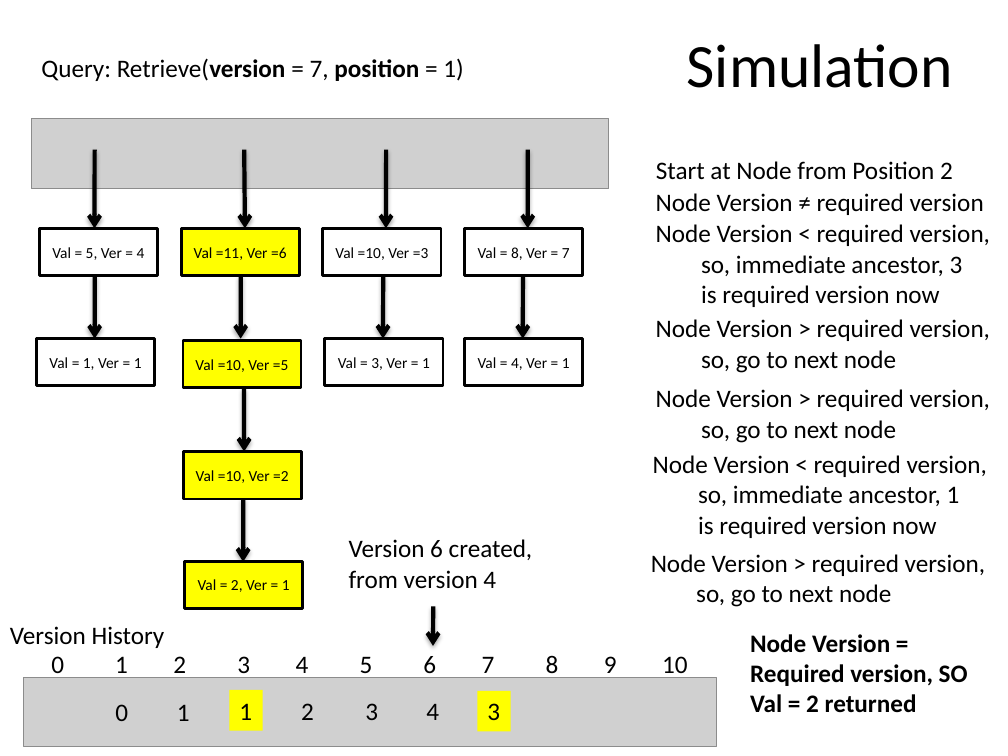
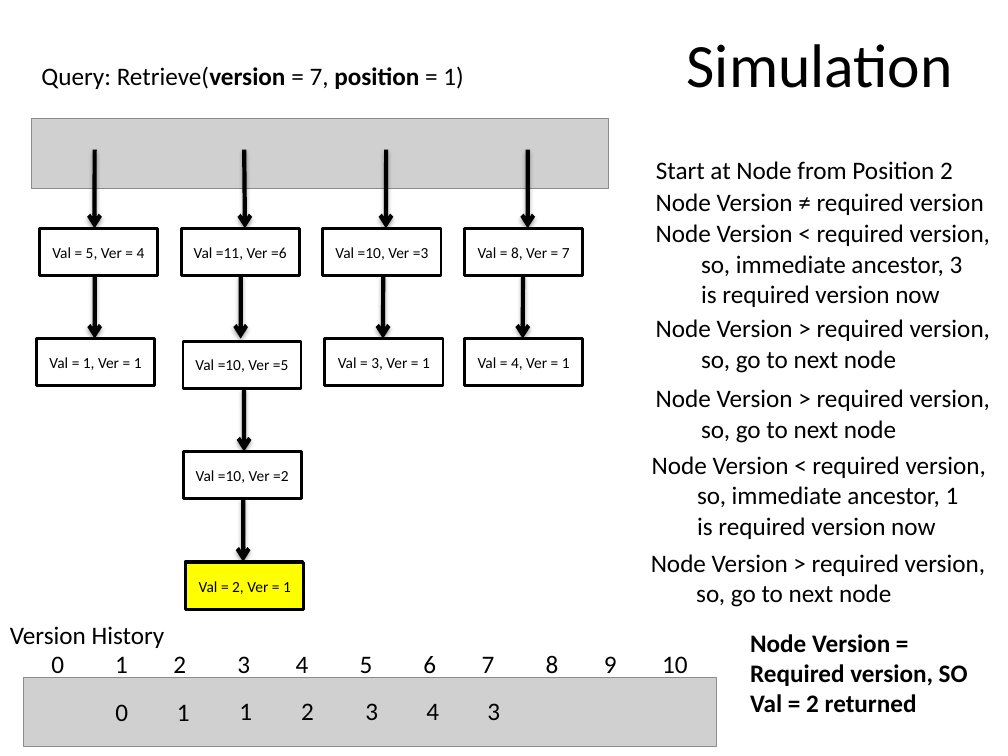
Before and after one commit to SirArthur7/PersistantDataStructure, a slide deck: slide 30 of Kanko/Persistent Array.pptx (slide 23 before the commit). Drawn at 1008x756 pixels with LibreOffice and Linux fonts; fonts in the diff are those of the drawing; grey boxes stand for pictures. Boxes give left, top, right and bottom in pixels: in the first picture for what was removed or moved away, otherwise in the second. Text is boxed around its words. In the diff, an @@ line names an element or a change of style, - is before the commit and + after.

```diff
--- a/Kanko/Persistent Array.pptx
+++ b/Kanko/Persistent Array.pptx
@@ text "Query: Retrieve(version = 7, position ...": place and size @@
-text "Query: Retrieve(version = 7, position ..." at bbox=[41, 58, 463, 81]
+text "Query: Retrieve(version = 7, position ..." at bbox=[41, 66, 463, 89]
@@ fill #FFFF00 to #FFFFFF in 4 elements at bbox=[181, 229, 299, 276], bbox=[182, 341, 300, 388], bbox=[183, 452, 301, 499], bbox=[184, 561, 302, 609] @@
@@ text removed at bbox=[349, 539, 533, 589] @@
-Version 6 created,
-from version 4
@@ rectangle added at bbox=[185, 562, 303, 610], fill #FFFF00, outline #000000 2 pt, 11 pt, text #000000 @@
+Val = 2, Ver = 1
@@ arrow removed from (433, 607) to (433, 646) @@
@@ rectangle removed at bbox=[230, 690, 263, 731] @@
-1
@@ rectangle removed at bbox=[478, 690, 511, 731] @@
-3
```
Also in this commit, not shown: 11 other slides changed, 12 slides added, 2 slides removed, 16 other files.
